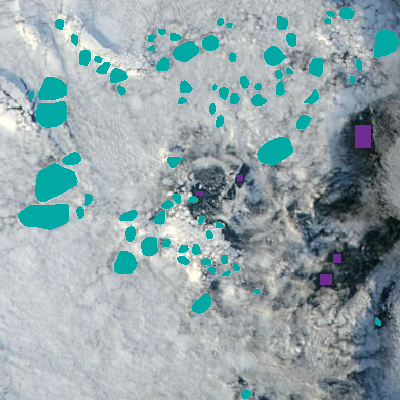
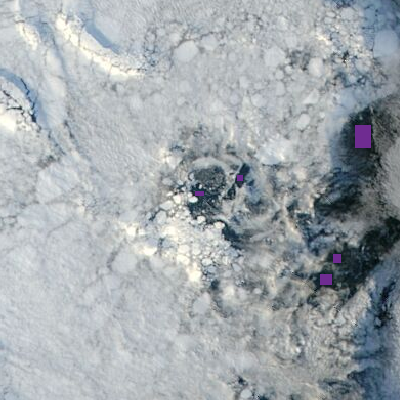
Layers edited between the first and the second 400x400 image:
hid "ice floes" (2nd of 2) over [18,7,399,399]
